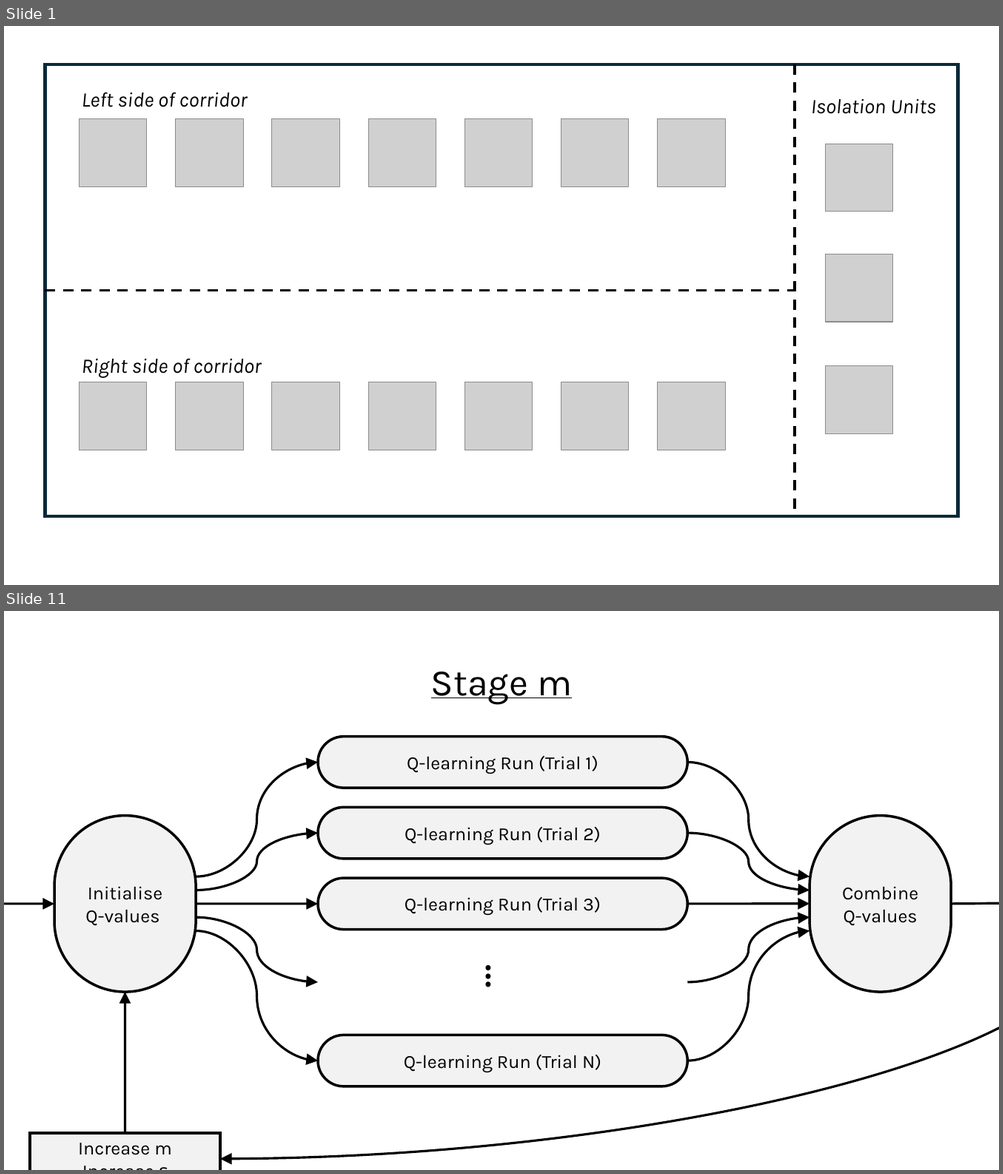
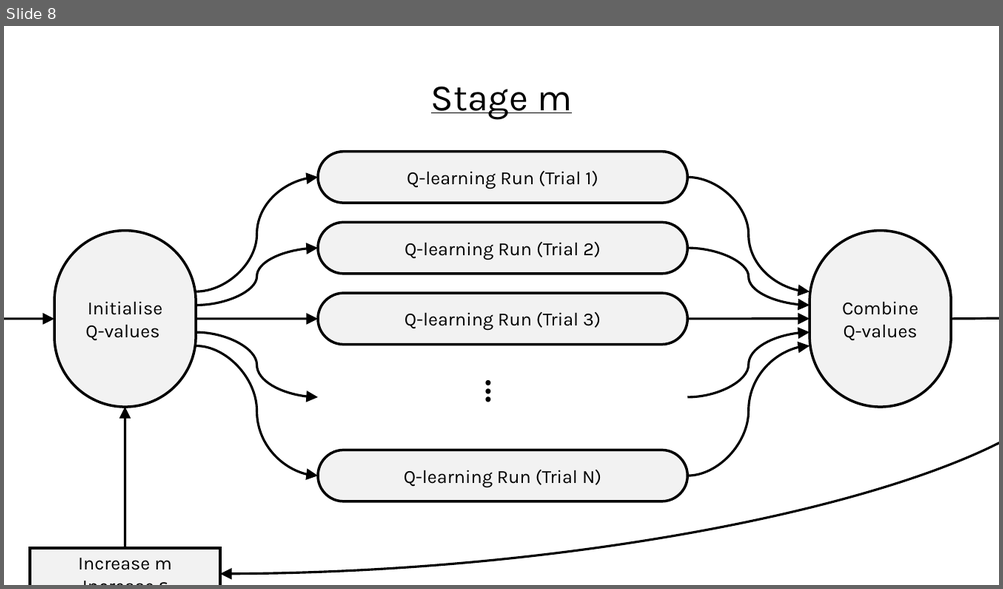
Before and after one commit to geraintpalmer/bed_moves_policy, a slide deck: images/images.pptx. Shown one above the other, each under a label of ours: slides 1 and 11 before the commit, slide 8 after it; the slides between them are not shown. The pictures are 1003x1174 and 1003x589 pixels, drawn with LibreOffice and Linux fonts; fonts in the diff are those of the drawing; grey boxes stand for pictures. Boxes give left, top, right and bottom in pixels: in the first picture for what was removed or moved away, otherwise in the second. Text is boxed around its words. In the diff, an @@ line names an element or a change of style, - is before the commit and + after.

```diff
--- a/images/images.pptx
+++ b/images/images.pptx
@@ slide 1 removed at (4,26,999,585), background #FFFFFF @@
@@ rectangle removed at (45,64,958,517) @@
@@ line removed from (794, 64) to (794, 517) @@
@@ text removed at (82,92,247,107) @@
-Left side of corridor
@@ text removed at (811,99,936,114) @@
-Isolation Units
@@ picture removed at (79,119,148,187) @@
@@ picture removed at (176,119,244,187) @@
@@ picture removed at (272,119,340,187) @@
@@ picture removed at (368,119,436,187) @@
@@ picture removed at (464,119,532,187) @@
@@ picture removed at (561,119,629,187) @@
@@ picture removed at (657,119,726,187) @@
@@ picture removed at (825,144,893,212) @@
@@ picture removed at (825,255,893,322) @@
@@ line removed from (45, 291) to (794, 291) @@
@@ text removed at (82,358,262,378) @@
-Right side of corridor
@@ picture removed at (825,366,893,434) @@
@@ picture removed at (79,383,148,451) @@
@@ picture removed at (176,383,244,451) @@
@@ picture removed at (272,383,340,451) @@
@@ picture removed at (368,383,436,451) @@
@@ picture removed at (464,383,532,451) @@
@@ picture removed at (561,383,629,451) @@
@@ picture removed at (657,383,726,451) @@
@@ what was slide 11 is now slide 8 @@
```
Also in this commit, not shown: 7 slides added, 9 other slides removed, 14 other files.
